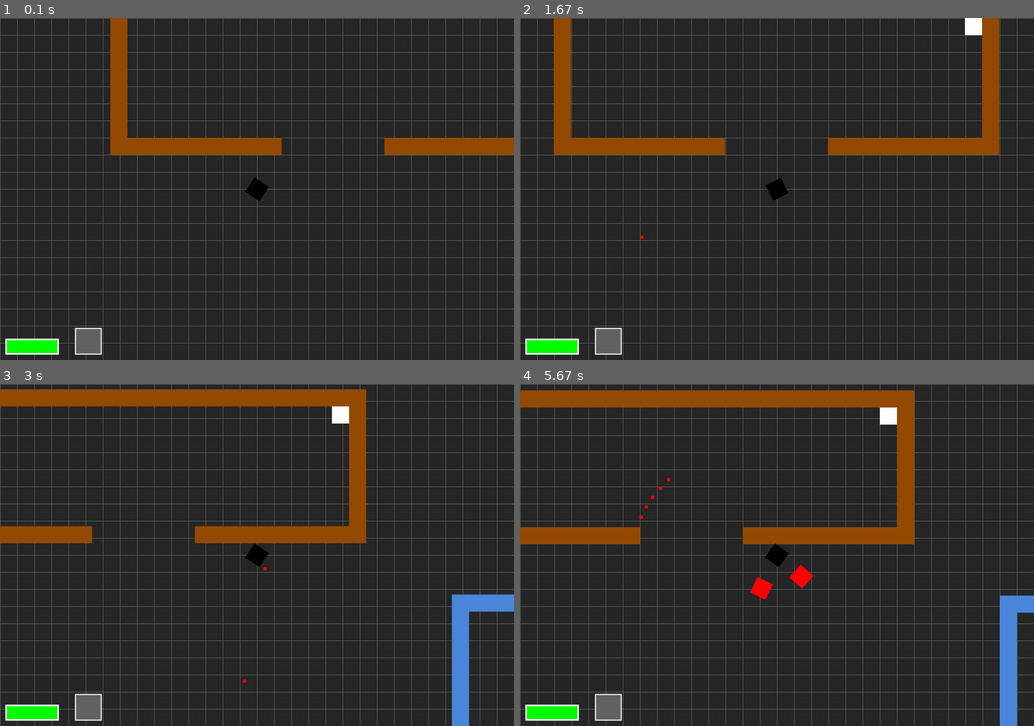
Above: before the commit, frames 1-4 (two rows, left to right).
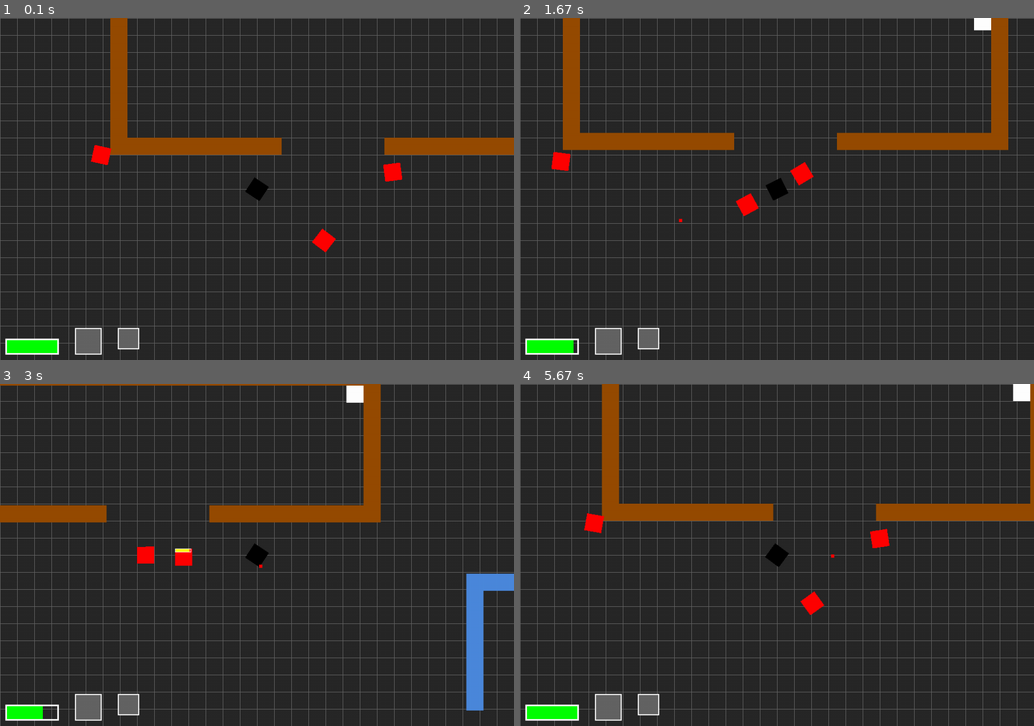
Above: after the commit, the same moments.

Repository: kangshwan/coop_pygame
Game: pygame game, started from main.py
Two runs of this game, one before a commit and one after it. Both use one fixed random seed, a clock stepped at 60 frames per second and the inputs below.
Inputs (mouse positions are in pixels of both pictures, inside the frame that each line leads up to):
- Up to frame 1 (0.1 s): no input
- Up to frame 2 (1.67 s): press the mouse at (941, 178) at 0.37 s; move the mouse to (859, 195) at 0.47 s; release the mouse at (777, 209) at 0.6 s; hold 2 0.67-1.13 s; hold D 0.67-1.13 s; click (653, 192) at 0.75 s; hold 1 1.17-1.63 s; hold D 1.17-1.63 s; click (617, 267) at 1.25 s
- Up to frame 3 (3 s): press the mouse at (421, 544) at 1.7 s; move the mouse to (344, 493) at 1.8 s; release the mouse at (267, 438) at 1.93 s; hold D 2-2.47 s; click (133, 486) at 2.08 s; hold W 2.5-2.8 s; click (262, 589) at 2.58 s; hold D from 2.83 s (still down); click (452, 684) at 2.92 s; tap 2 at 2.98 s
- Up to frame 4 (5.67 s): release D at 3.3 s; hold A 3.33-3.87 s; click (694, 442) at 3.42 s; hold S 3.9-4.2 s; click (956, 643) at 3.98 s; hold A 4.23-4.63 s; click (962, 527) at 4.32 s; tap 2 at 4.38 s; hold W 4.67-5.03 s; click (612, 510) at 4.75 s; hold D from 5.07 s (still down); click (622, 438) at 5.15 s

The runs differ from the first frame. In frame 1, 0.8% of the frame differs, in the area x 17-79%, y 37-97%; in frame 2, 5.5%; in frame 3, 15%, in the area x 0-100%, y 0-100%; in frame 4, 15%.

Commit message:
added shotgun more better

Diff:
--- a/hud.py
+++ b/hud.py
@@ -17,9 +17,19 @@
     pg.draw.rect(surf, col, fill_rect)
     pg.draw.rect(surf, WHITE, outline_rect, 3)
 
-def draw_gun_list(surf, x, y, gun_list):
+def draw_gun_list(surf, gunstatus):
+    for idx, val in enumerate(gunstatus):
+        draw_gun(surf, 140 + idx * 80, HEIGHT-60, val)
+
+def draw_gun(surf, x, y, possible):
     BAR_LENGTH = 50
     BAR_HEIGHT = 50
-    gun_rect = pg.Rect(x, y, BAR_LENGTH, BAR_HEIGHT)
-    pg.draw.rect(surf, LIGHTGREY, gun_rect)
-    pg.draw.rect(surf, WHITE, gun_rect,2)
+
+    if possible[0]:
+        gun_rect = pg.Rect(x, y, BAR_LENGTH, BAR_HEIGHT)
+        pg.draw.rect(surf, LIGHTGREY, gun_rect)
+        pg.draw.rect(surf, WHITE, gun_rect,2)
+    else:
+        gun_rect = pg.Rect(x, y, BAR_LENGTH - 10, BAR_HEIGHT - 10)
+        pg.draw.rect(surf, LIGHTGREY, gun_rect)
+        pg.draw.rect(surf, WHITE, gun_rect,2)
--- a/main.py
+++ b/main.py
@@ -79,7 +79,7 @@
                     self.feed_pos.append((col,row))
                 if tile == 'E':
                     self.enemy_pos.append((col,row))
-                    #Enemy(self, col, row, RED)
+                    Enemy(self, col, row, RED)
                     #enemy_pos에 col,row 저장. 추후 feed처럼 append하여 생성하면 좋아보임.
         self.camera = Camera(self.map.width, self.map.height)
         # make Camera class / 카메라 객체 생성
@@ -110,12 +110,11 @@
         self.camera.update(self.player)
 
         #update에서 Enemy 생성
-        if self.now - self.enemy_spawned > 3000:
-            for e_position in self.enemy_pos:
-                #3초마다 해당 장소에서 생성. 추후 enemy_pos를 list로 쓸경우 for문 안에넣고 index들로 접근해서 생성하면 될듯.
-                Enemy(self, e_position[0], e_position[1], RED)
-                self.enemy_spawned = self.now
-
+        #if self.now - self.enemy_spawned > 3000:
+        #    for e_position in self.enemy_pos:
+        #        #3초마다 해당 장소에서 생성. 추후 enemy_pos를 list로 쓸경우 for문 안에넣고 index들로 접근해서 생성하면 될듯.
+        #        Enemy(self, e_position[0], e_position[1], RED)
+        #        self.enemy_spawned = self.now
         self.second = ((pg.time.get_ticks() - self.start_tick)/1000)
 
         #hits -> used sprite collide method, (x, y, default boolean) collision check
@@ -131,8 +130,9 @@
         # bullet hit the mob
         hits = pg.sprite.groupcollide(self.enemys, self.bullets, False, True)
         for hit in hits:
-            hit.health -= PISTOL_DAMAGE
-            hit.vel = vec(0, 0)
+            hit.health -= WEAPONS[self.player.weapon]['damage'] * len(hits[hit])
+            hit.vel = vec(0, 0)
+
         # explosion hit the player
         hits = pg.sprite.pygame.sprite.spritecollide(self.player, self.explode, False, collide_hit_rect)
         for hit in hits:
@@ -182,7 +182,7 @@
 
         # HUD functions
         draw_player_health(self.screen, 10, HEIGHT - 40, self.player.health / PLAYER_HEALTH)
-        draw_gun_list(self.screen, 140, HEIGHT-60, self.player.gun_status)
+        draw_gun_list(self.screen, self.player.gun_status)
         pg.display.update()
 
     def load_data(self):
--- a/setting.py
+++ b/setting.py
@@ -36,11 +36,44 @@
 BULLET_SPEED = 500
 BULLET_LIFETIME = 700
 BULLET_RATE = 300
-
+BULLET_SPREAD = 5
 PISTOL_SPEED = 500
 PISTOL_LIFETIME = 700
 PISTOL_RATE = 250
 PISTOL_DAMAGE = 10
+
+# Weapon setting
+WEAPONS = {}
+WEAPONS['pistol'] = {'bullet_speed': 350,
+                     'bullet_lifetime': 700,
+                     'rate': 200,
+                     'damage': 10,
+                     'spread': 4,
+                     'bullet_size': (6,6),
+                     'bullet_count': 1}
+
+WEAPONS['shotgun'] = {'bullet_speed': 300,
+                      'bullet_lifetime': 350,
+                      'rate': 1000,
+                      'damage': 5,
+                      'spread': 20,
+                      'bullet_size': (3,3),
+                      'bullet_count': 12}
+
+WEAPONS['sniper'] = {'bullet_speed': 500,
+                     'bullet_lifetime': 1000,
+                     'rate': 1500,
+                     'damage': 40,
+                     'spread': 0,
+                     'bullet_size': (3,3),
+                     'bullet_count': 1}
+
+
+GUN_BULLET = {'pistol':-1, 'shotgun': 100}
+GUN_SPEED  = {'pistol': 350, 'shotgun': 500}
+GUN_LIFETIME = {'pistol': 700, 'shotgun': 200}
+GUN_RATE = {'pistol': 200, 'shotgun': 2000}
+GUN_DAMAGE = {'pistol': 10, 'shotgun': 7}
 
 # grenade properties
 GRENADE_SPEED = 600
--- a/sprites.py
+++ b/sprites.py
@@ -59,16 +59,16 @@
         self.acc = vec(0,0)
         self.rot = 0
         self.last_shot = 0
-        self.gun_status = [True, True]
+        self.gun_status = [[True,1], [False, 0]]
         self.gun_select = 0
         self.last_grenade = 0
-        #1 is pistol 2 is shotgun
+        #0 is pistol 1 is shotgun
         self.last_speed = 0
         self.now =pg.time.get_ticks()
         self.max_speed = 3
 
         self.health = PLAYER_HEALTH
-
+        self.weapon = 'pistol'
     def load_images(self):
         self.image = pg.Surface(self.size, pg.SRCALPHA)
         # self.image에 Surface를 저장함. 나중에 img 삽입시 self.image에 img가 들어갈것.
@@ -80,15 +80,13 @@
         # event handling / 이벤트 핸들링
         keys = pg.key.get_pressed()
         if keys[pg.K_1]:
-            self.gun=[True,False]
-            # 총알 갯수를 세기위해 만들었으나 추후 삭제예정
             self.gun_select = 0
-            print('pistol')
+            self.weapon = 'pistol'
             # 총기를 잘 집었는지 출력
         if keys[pg.K_2]:
             self.gun=[False,True]
             self.gun_select = 1
-            print('shotgun')
+            self.weapon = 'shotgun'
         if keys[pg.K_a]:
             self.acc.x = -PLAYER_ACC
         if keys[pg.K_d]:
@@ -101,37 +99,16 @@
         key = pg.mouse.get_pressed()
         if key[0]:
             if self.gun_select == 0:
-                if self.gun_status[0] == True:
-                    now = pg.time.get_ticks()
-                    # bring the time when clicked / 딱 클릭된 순간의 시간을 가져옴
-                    if now - self.last_shot > BULLET_RATE:
-                        # this is for setting the bullet duration.
-                        # 초기의 last_shot의 초기값은 0, 이는 총알이 일정 간격을 두고 발사되는것을 염두한것.
-                        # ex)클릭 : 5시 1분 04.500초 바로전 총발사 : 5시 1분 04.300일시 뺐을경우 300이기때문에 총알발사 안됌
-                        self.last_shot = now
-                        # 이후 now를 last_shot에 저장해줌.
-                        dir = vec(1,0).rotate(self.rot)
-                        Bullet(self.game, self.pos, dir)
+                if self.gun_status[0][0] == True:
+                    self.shoot(self.gun_select)
             elif self.gun_select == 1:
-                if self.gun_status[1] == True:
-                    now = pg.time.get_ticks()
-                    if now - self.last_shot > BULLET_RATE:
-                        self.last_shot = now
-                        dir = vec(1,0).rotate(self.rot - 10 )
-                        Bullet(self.game, self.pos, dir)
-                        dir = vec(1,0).rotate(self.rot - 5 )
-                        Bullet(self.game, self.pos, dir)
-                        dir = vec(1,0).rotate(self.rot)
-                        Bullet(self.game, self.pos, dir)
-                        dir = vec(1,0).rotate(self.rot + 5)
-                        Bullet(self.game, self.pos, dir)
-                        dir = vec(1,0).rotate(self.rot + 10)
-                        Bullet(self.game, self.pos, dir)
-                        # This is for bullet spreads like shotgun
-                        # 산탄총 처럼 퍼져나가게 하기 위함
+                if self.gun_status[1][0] == True:
+                    self.shoot(self.gun_select)
+
         if key[2]:
             #마우스 우클릭시
             now = pg.time.get_ticks()
+            print('clicked')
             if now - self.last_grenade > GRENADE_RATE:
                 self.last_grenade = now
                 dir = vec(1,0).rotate(self.rot)
@@ -141,6 +118,27 @@
                 Grenade(self.game, self.pos, dir, magnitude)
                 print('fire in the hole!')
 
+    def shoot(self, gun_select):
+        now = pg.time.get_ticks()
+        # bring the time when clicked / 딱 클릭된 순간의 시간을 가져옴
+        if now - self.last_shot > WEAPONS[self.weapon]['rate']:
+            # this is for setting the bullet duration.
+            # 초기의 last_shot의 초기값은 0, 이는 총알이 일정 간격을 두고 발사되는것을 염두한것.
+            # ex)클릭 : 5시 1분 04.500초 바로전 총발사 : 5시 1분 04.300일시 뺐을경우 300이기때문에 총알발사 안됌
+            self.last_shot = now
+            # 이후 now를 last_shot에 저장해줌.
+            dir = vec(1,0).rotate(self.rot)
+            #self.vel = vec(-WEAPONS[self.weapon]['kickback'], 0).rotate(-self.rot)
+            for i in range(WEAPONS[self.weapon]['bullet_count']):
+                spread = random.uniform(-WEAPONS[self.weapon]['spread'], WEAPONS[self.weapon]['spread'])
+                Bullet(self.game, self.pos, dir.rotate(spread))
+
+            self.gun_status[self.gun_select][1] -= WEAPONS[self.weapon]['bullet_count']
+            if self.gun_select == 0:
+                pass
+            elif self.gun_status[self.gun_select][1] <= 0:
+                self.gun_status[self.gun_select][0] = False
+            print('left bullet', self.gun_status[self.gun_select][1])
     def update(self):
         self.now =pg.time.get_ticks()
         self.acc = vec(0,0)
@@ -160,10 +158,10 @@
         collide_with_gameobject(self, self.game.walls,'x')
         self.hitbox.centery = self.pos.y
         collide_with_gameobject(self, self.game.walls,'y')
-        self.hitbox.centerx = self.pos.x
-        self.collide_with_enemy('x')
-        self.hitbox.centery = self.pos.y
-        self.collide_with_enemy('y')
+        #self.hitbox.centerx = self.pos.x
+        #self.collide_with_enemy('x')
+        #self.hitbox.centery = self.pos.y
+        #self.collide_with_enemy('y')
         self.collide_with_feed()
         self.rect.center = self.hitbox.center
 
@@ -198,6 +196,7 @@
             print('collide!')
             self.max_speed = 10
             self.last_speed = pg.time.get_ticks()
+            self.gun_status[1] = [True, 120]
 
     def rotate(self):
         # The vector to the target (the mouse position).
@@ -225,14 +224,14 @@
         self.groups = game.all_sprites, game.bullets
         pg.sprite.Sprite.__init__(self, self.groups)
         self.game = game
-        self.size = (6,6)
+        self.size = WEAPONS[game.player.weapon]['bullet_size']
         self.load_images()
         self.rect = self.image.get_rect()
         self.pos = vec(pos)
         self.rect.center = pos
-        self.vel = dir * BULLET_SPEED
+        #spread = random.uniform(-BULLET_SPREAD,BULLET_SPREAD)
+        self.vel = dir * WEAPONS[game.player.weapon]['bullet_speed']
         self.spawn_time = pg.time.get_ticks()
-
 
     def load_images(self):
         self.image = pg.Surface(self.size, pg.SRCALPHA)
@@ -244,7 +243,7 @@
         self.rect.center = self.pos
         if pg.sprite.spritecollideany(self, self.game.walls):
             self.kill()
-        if pg.time.get_ticks() - self.spawn_time > BULLET_LIFETIME:
+        if pg.time.get_ticks() - self.spawn_time > WEAPONS[self.game.player.weapon]['bullet_lifetime']:
             self.kill()
 
 class Grenade(pg.sprite.Sprite):
@@ -371,7 +370,7 @@
         self.hitbox.centerx = self.pos.x
         collide_with_gameobject(self, self.game.walls, 'x')
         self.hitbox.centery = self.pos.y
-        collide_with_gameobject(self, self.game.walls, 'x')
+        collide_with_gameobject(self, self.game.walls, 'y')
         self.rect.center = self.hitbox.center
         #bullet이랑 enemy가 충돌시 둘 다 kill
         if self.health <= 0:
